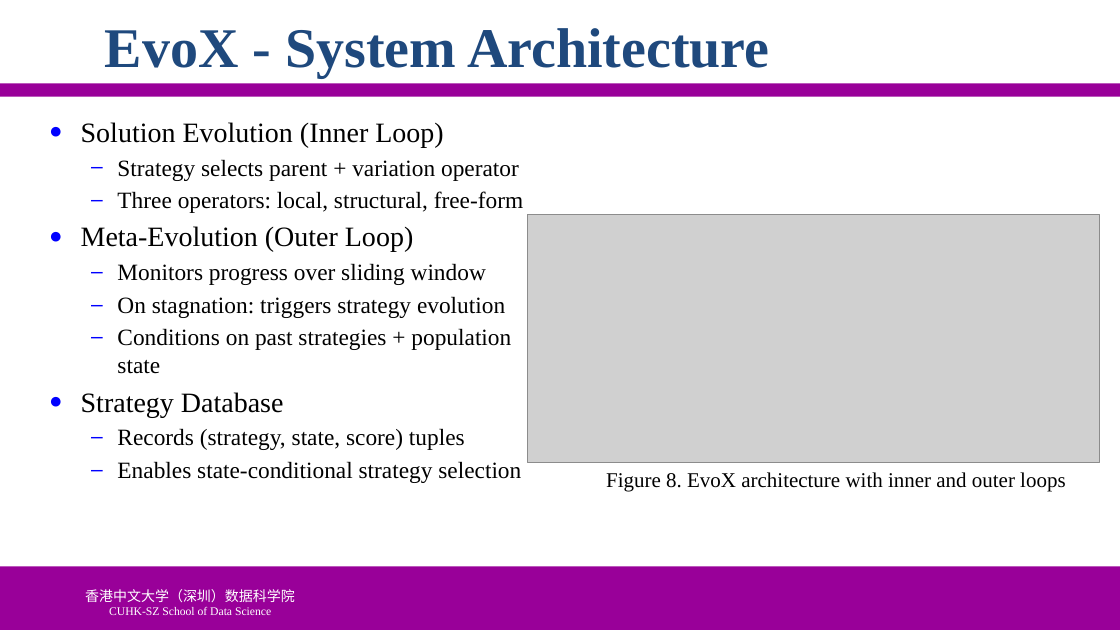
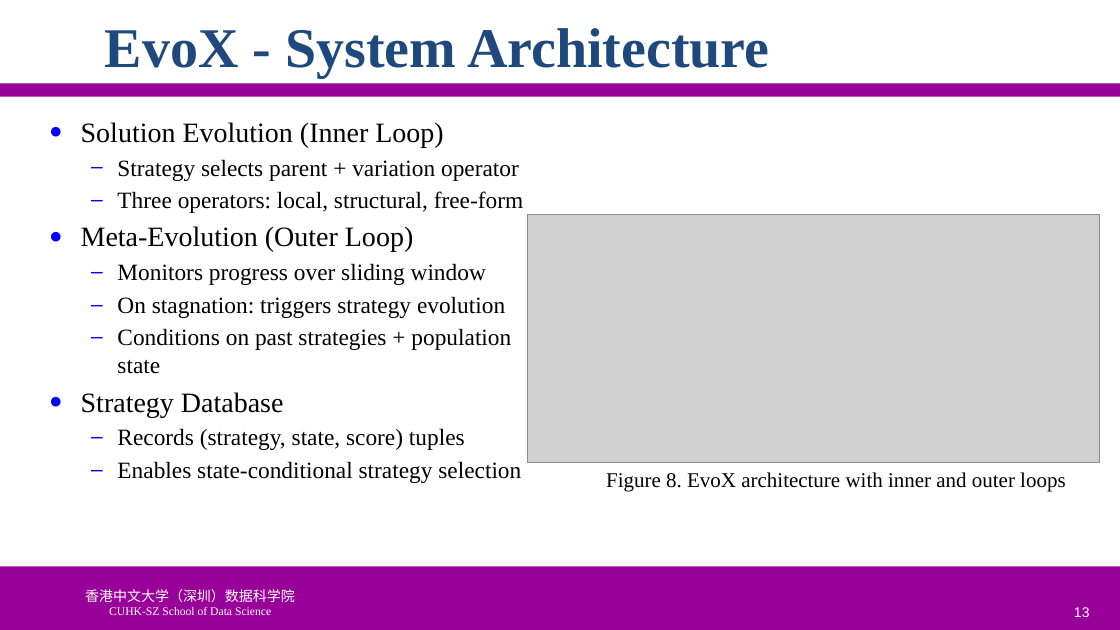
Before and after one commit to ychung1103/ychung1103.github.io, a slide deck: slide 13 of Slides/CSC6103/Presentaion-Example.pptx. Drawn at 1120x630 pixels with LibreOffice and Linux fonts; fonts in the diff are those of the drawing; grey boxes stand for pictures; background and template pictures are left out. Boxes give left, top, right and bottom in pixels: in the first picture for what was removed or moved away, otherwise in the second. Text is boxed around its words. In the diff, an @@ line names an element or a change of style, - is before the commit and + after.

```diff
--- a/Slides/CSC6103/Presentaion-Example.pptx
+++ b/Slides/CSC6103/Presentaion-Example.pptx
@@ page number added at (1074, 607, 1090, 617), 12 pt, text #FFFFFF @@
+13
```
Also in this commit, not shown: 22 other slides changed, 2 other files.
